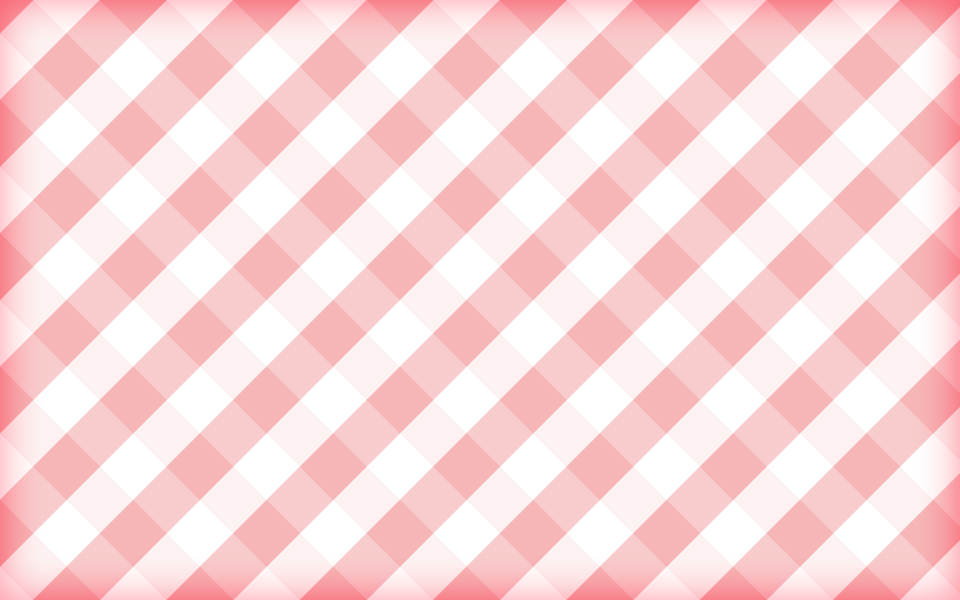
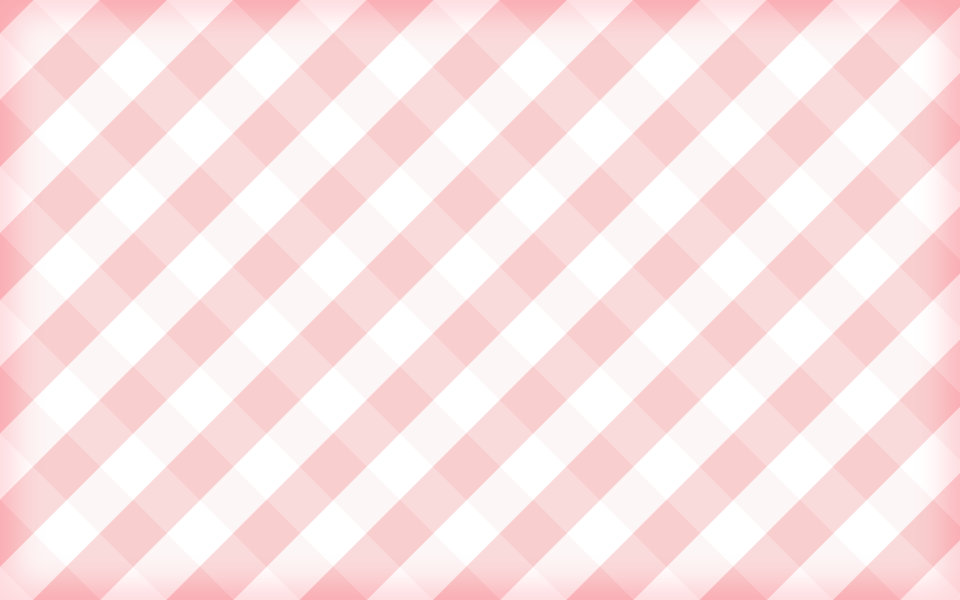
Comparing the layer stacks of the two 960 × 600 images. Changes:
pixels changed over [0, 0, 960, 600] (layer not identified)
